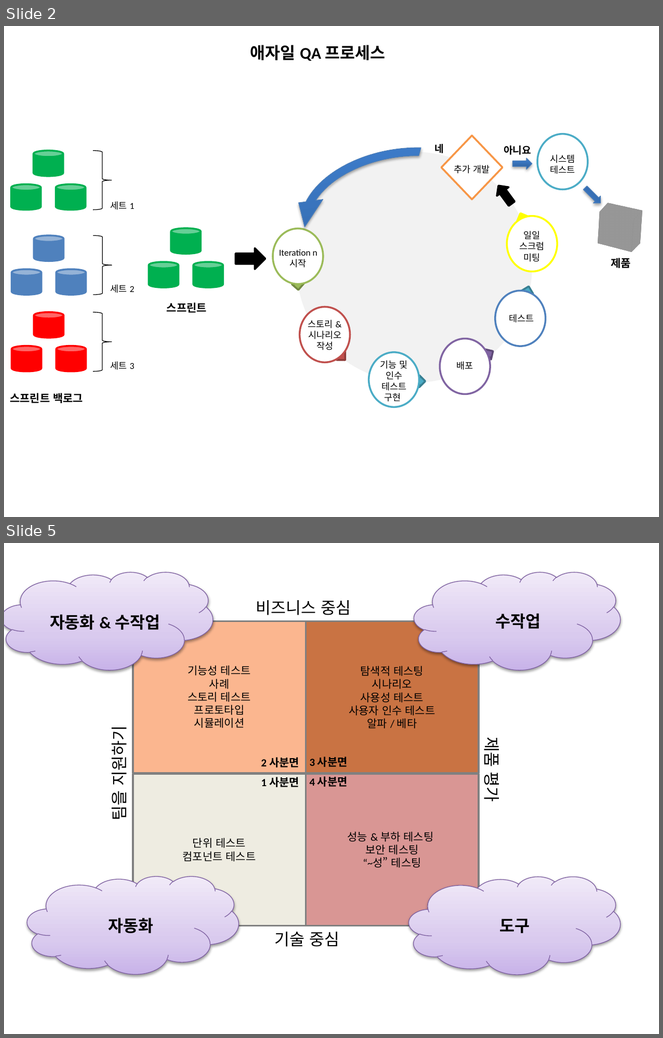
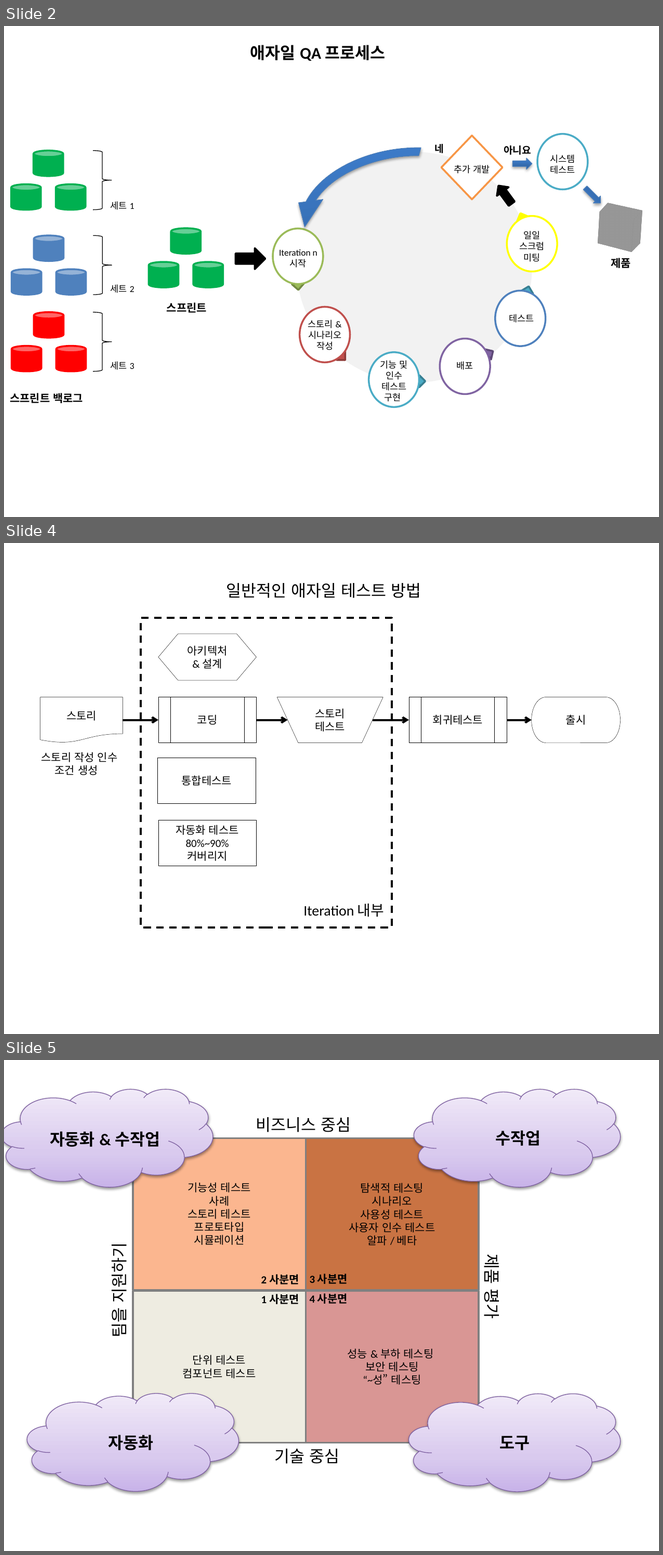
Before and after one commit to acn1/test-auto, a slide deck: TMON_애자일_테스팅_가이드_v0.2_김태영작업_수정.pptx. Shown one above the other, each under a label of ours: slides 2 and 5 before the commit, slides 2, 4 and 5 after it; the slides between them are not shown. The pictures are 663x1038 and 663x1555 pixels, drawn with LibreOffice and Linux fonts; fonts in the diff are those of the drawing. Boxes give left, top, right and bottom in pixels: in the first picture for what was removed or moved away, otherwise in the second. Text is boxed around its words. In the diff, an @@ line names an element or a change of style, - is before the commit and + after.

```diff
--- a/TMON_애자일_테스팅_가이드_v0.2_김태영작업_수정.pptx
+++ b/TMON_애자일_테스팅_가이드_v0.2_김태영작업_수정.pptx
@@ slide 4 added at (4, 543, 659, 1034), background #FFFFFF @@
@@ group added at (40, 583, 621, 928): 4 arrows, 3 texts, 3 rectangles, 2 flow chart predefined processes, 1 flow chart document, 1 flow chart preparation, 1 flow chart manual operation, 1 pill shape @@
+일반적인 애자일 테스트 방법
+스토리 작성 인수 조건 생성
+Iteration 내부
+스토리
+아키텍처 & 설계
+코딩
+통합테스트
+스토리
+테스트
+회귀테스트
+출시
+자동화 테스트
+80%~90% 커버리지
```
Also in this commit, not shown: 1 slide changed, 1 slide removed, 1 other file.
